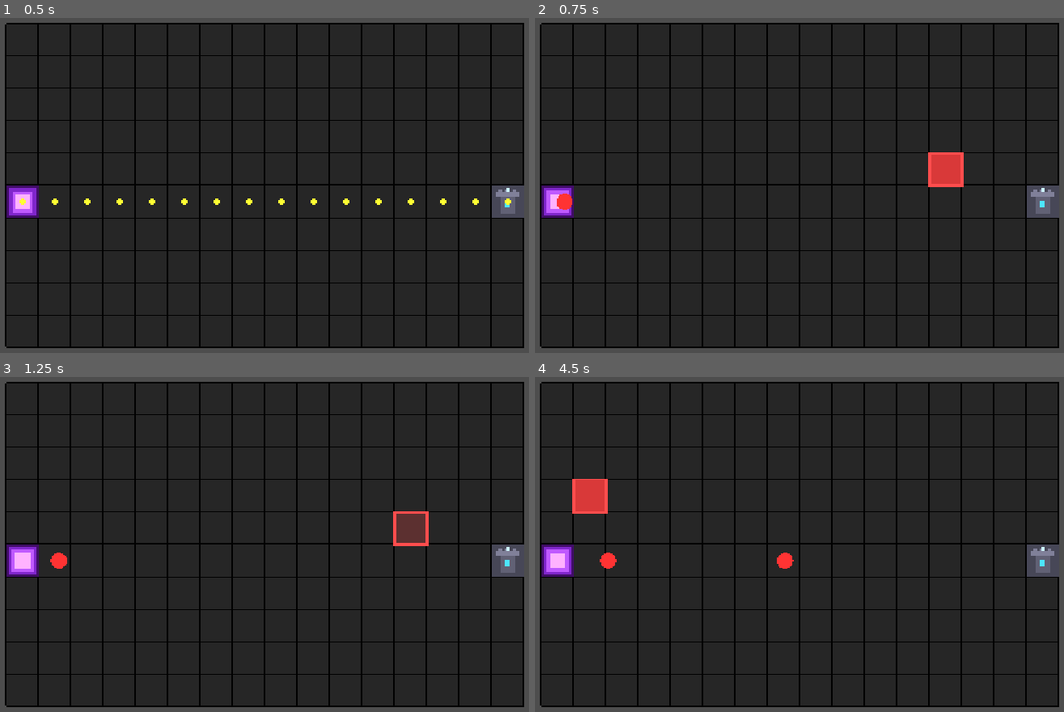
Above: before the commit, frames 1-4 (two rows, left to right).
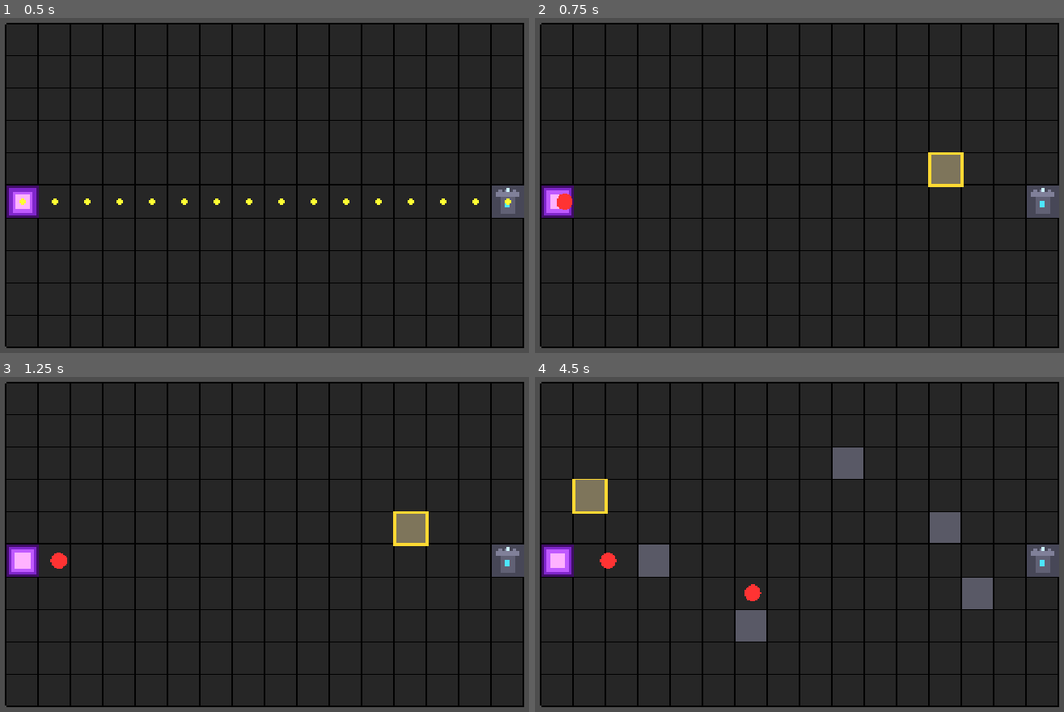
Above: after the commit, the same moments.

Repository: pawsforge/tower-defense
Game: Godot game, scene res://scenes/main/main.tscn
Same seed, same stepped clock (60 frames per second), same inputs: the game is played once before the commit and once after it.
Inputs (mouse positions are in pixels of both pictures, inside the frame that each line leads up to):
- Up to frame 1 (0.5 s): no input
- Up to frame 2 (0.75 s): move the mouse to (942, 168) at 0.52 s; tap R (start_round) at 0.6 s; click (942, 168) at 0.67 s
- Up to frame 3 (1.25 s): no input
- Up to frame 4 (4.5 s): tap Enter at 1.25 s; move the mouse to (672, 561) at 1.27 s; tap R (start_round) at 1.35, 2.1, 2.75, 2.85, 3.5, 3.6, 4.35 s; click (672, 561) at 1.42 s; move the mouse to (862, 464) at 2.02 s; click (862, 464) at 2.17 s; move the mouse to (767, 618) at 2.77 s; click (767, 618) at 2.92 s; move the mouse to (995, 598) at 3.52 s; click (995, 598) at 3.67 s; move the mouse to (603, 490) at 4.27 s; click (603, 490) at 4.42 s

Frame 1 is identical in both runs. In frame 2, 0.7% of the frame differs, in the area x 74-82%, y 40-51%; in frame 3, 0.7%; in frame 4, 3.7%, in the area x 7-87%, y 21-79%.

Commit message:
Can build blocks mid-round

Diff:
--- a/scripts/enemy/enemy.gd
+++ b/scripts/enemy/enemy.gd
@@ -38,7 +38,10 @@
 	queue_redraw()
 
 func get_current_cell() -> Vector2i:
-	return Vector2i(position / tile_size)
+	return Vector2i(
+		int(position.x / tile_size),
+		int(position.y / tile_size)
+	)
 
 func repath(new_path: Array[Vector2i]):
 	if new_path.is_empty():
@@ -61,3 +64,15 @@
 		return path[path.size() - 1]
 
 	return Vector2i.ZERO
+
+func get_occupied_cells() -> Array[Vector2i]:
+	var cells: Array[Vector2i] = []
+
+	var current_cell := get_current_cell()
+	cells.append(current_cell)
+
+	var anchor_cell := get_repath_anchor_cell()
+	if anchor_cell != current_cell:
+		cells.append(anchor_cell)
+
+	return cells
--- a/scripts/grid/grid.gd
+++ b/scripts/grid/grid.gd
@@ -9,8 +9,6 @@
 	REMOVE,
 }
 
-var hover_mode: HoverMode = HoverMode.NONE
-
 const TILE_SIZE := 64
 const GRID_WIDTH := 16
 const GRID_HEIGHT := 10
@@ -33,8 +31,9 @@
 var hovered_cell: Vector2i = Vector2i(-1, -1)
 var hovered_in_bounds: bool = false
 
-var building_enabled: bool = true
-
+var hover_mode: HoverMode = HoverMode.NONE
+
+var round_active: bool = false
 var debug_path: Array[Vector2i] = []
 
 var invalid_flash_time: float = 0.0
@@ -68,24 +67,20 @@
 
 		if grid[cell.y][cell.x] == BLOCKED:
 			grid[cell.y][cell.x] = EMPTY
-			_update_hover()
-			debug_path = get_grid_path()
-			queue_redraw()
-			emit_signal("grid_changed")
-			return
-
-		if not building_enabled:
-			_trigger_invalid_feedback()
+			_after_grid_changed()
 			return
 
 		if _can_place(cell):
 			grid[cell.y][cell.x] = BLOCKED
-			_update_hover()
-			debug_path = get_grid_path()
-			queue_redraw()
-			emit_signal("grid_changed")
+			_after_grid_changed()
 		else:
 			_trigger_invalid_feedback()
+
+func _after_grid_changed():
+	_update_hover()
+	debug_path = get_grid_path()
+	queue_redraw()
+	emit_signal("grid_changed")
 
 func _init_grid():
 	grid.clear()
@@ -117,7 +112,7 @@
 		queue_redraw()
 		return
 
-	if building_enabled and _can_place(cell):
+	if _can_place(cell):
 		hover_mode = HoverMode.PLACE_VALID
 	else:
 		hover_mode = HoverMode.PLACE_INVALID
@@ -125,20 +120,62 @@
 	queue_redraw()
 
 func _can_place(cell: Vector2i) -> bool:
+	if not _in_bounds(cell):
+		return false
+
+	if cell == spawn or cell == goal:
+		return false
+
+	if grid[cell.y][cell.x] == BLOCKED:
+		return false
+
+	if _is_cell_occupied_by_enemy(cell):
+		return false
+
 	grid[cell.y][cell.x] = BLOCKED
-	var valid: bool = _path_exists()
+
+	var valid := true
+
+	if not _path_exists_from(spawn):
+		valid = false
+	else:
+		for enemy in _get_active_enemies():
+			var anchor_cell: Vector2i = enemy.get_repath_anchor_cell()
+			if not _path_exists_from(anchor_cell):
+				valid = false
+				break
+
 	grid[cell.y][cell.x] = EMPTY
 	return valid
+
+func _is_cell_occupied_by_enemy(cell: Vector2i) -> bool:
+	for enemy in _get_active_enemies():
+		for occupied_cell in enemy.get_occupied_cells():
+			if occupied_cell == cell:
+				return true
+	return false
+
+func _get_active_enemies() -> Array:
+	var enemies: Array = []
+
+	for child in get_children():
+		if child.has_method("get_occupied_cells") and child.has_method("get_repath_anchor_cell"):
+			enemies.append(child)
+
+	return enemies
 
 func _trigger_invalid_feedback():
 	invalid_flash_time = INVALID_FLASH_DURATION
 	queue_redraw()
 
 func _path_exists() -> bool:
+	return _path_exists_from(spawn)
+
+func _path_exists_from(start_cell: Vector2i) -> bool:
 	var visited: Dictionary = {}
-	var queue: Array[Vector2i] = [spawn]
-
-	visited[spawn] = true
+	var queue: Array[Vector2i] = [start_cell]
+
+	visited[start_cell] = true
 
 	while queue.size() > 0:
 		var current: Vector2i = queue.pop_front()
@@ -272,8 +309,8 @@
 	# outline
 	draw_rect(goal_rect, Color(0.1, 0.1, 0.15), false, 2.0)
 
-	# Debug path
-	if building_enabled:
+	# Debug path only during build phase
+	if not round_active:
 		for cell in debug_path:
 			var center := grid_to_local(cell) + Vector2(TILE_SIZE, TILE_SIZE) * 0.5
 			draw_circle(center, 6.0, Color(1.0, 1.0, 0.2))
--- a/scripts/main/main.gd
+++ b/scripts/main/main.gd
@@ -32,7 +32,7 @@
 	enemies_spawned = 0
 	enemies_finished = 0
 
-	$Grid.building_enabled = false
+	$Grid.round_active = true
 	$Grid.queue_redraw()
 
 	print("Round started")
@@ -45,7 +45,7 @@
 
 func end_round():
 	round_active = false
-	$Grid.building_enabled = true
+	$Grid.round_active = false
 	$Grid.debug_path = $Grid.get_grid_path()
 	$Grid.queue_redraw()
 	$RoundSpawnTimer.stop()
